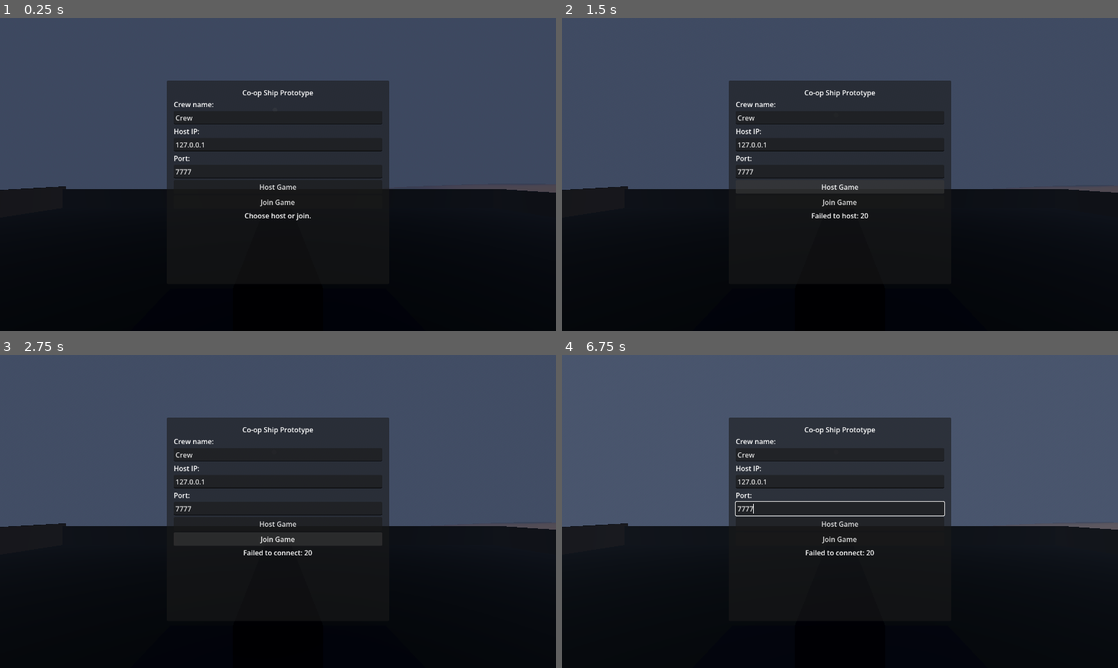
Above: before the commit, frames 1-4 (two rows, left to right).
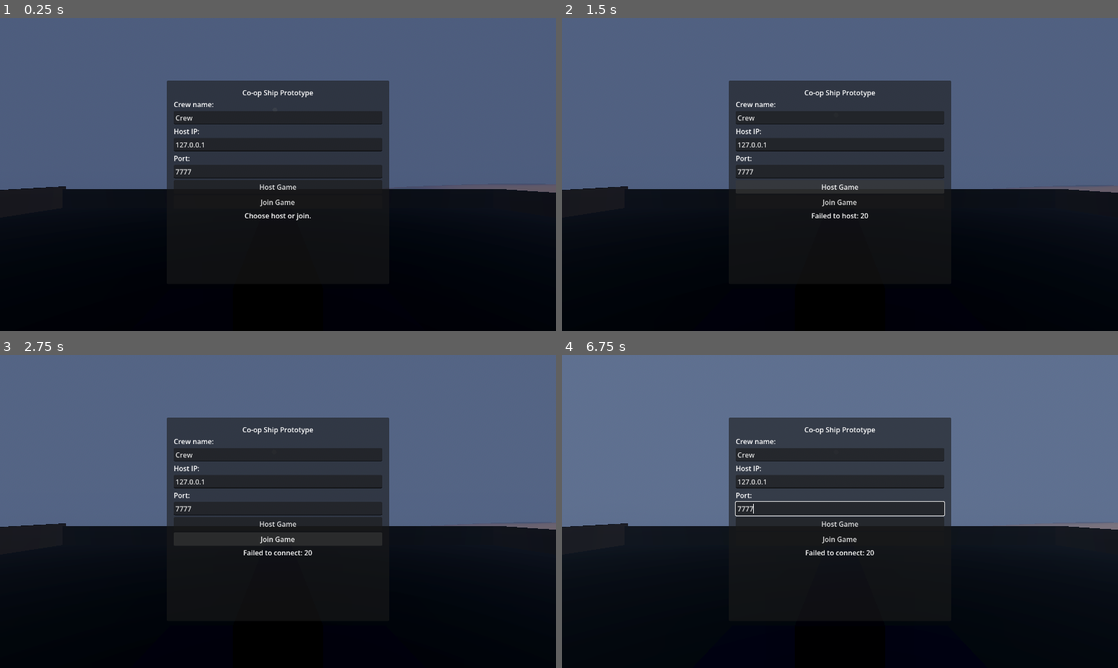
Above: after the commit, the same moments.

Repository: orpy13/SteamSandShipProto
Game: Godot game, scene res://main.tscn
Two runs of this game, one before a commit and one after it. Both use one fixed random seed, a clock stepped at 60 frames per second and the inputs below.
Inputs (mouse positions are in pixels of both pictures, inside the frame that each line leads up to):
- Up to frame 1 (0.25 s): no input
- Up to frame 2 (1.5 s): tap Enter at 0.5 s; move the mouse to (962, 158) at 0.52 s; hold D (move_right) 0.53-1.25 s; click (962, 158) at 0.6 s; tap Space (jump) at 0.77 s; click "Host Game" at 1.25 s
- Up to frame 3 (2.75 s): click "Join Game" at 2 s
- Up to frame 4 (6.75 s): move the mouse to (728, 527) at 2.77 s; hold B (brake) 2.78-3.53 s; tap E (interact) at 2.85, 4.35, 5.85 s; move the mouse to (895, 442) at 3.52 s; hold D (move_right) 3.53-4.28 s; click (895, 442) at 3.6 s; move the mouse to (812, 574) at 4.27 s; hold W (move_forward) 4.28-5.03 s; move the mouse to (1006, 558) at 5.02 s; hold A (move_left) 5.03-6.53 s; click (1006, 558) at 5.1 s; move the mouse to (673, 464) at 5.77 s; move the mouse to (867, 511) at 6.52 s; hold B (brake) from 6.53 s (still down); click (867, 511) at 6.6 s

The runs differ from the first frame. In frame 1, 40% of the frame differs, in the area x 0-100%, y 0-55%; in frame 2, 41%; in frame 3, 41%; in frame 4, 41%, in the area x 0-100%, y 0-56%.

Commit message:
Add procedural sun-glow / moon billboards + HDR glow & exposure
Sun "brightness" comes from HDR glow (ramped with daylight) + filmic
tonemap + optional auto-exposure rather than a texture. Sun-glow and
moon are camera-facing quads with code-generated radial gradients on the
celestial rig (no asset files). Exposed tuning knobs; spec synced.

Co-Authored-By: Claude Opus 4.7 <noreply@anthropic.com>

Diff:
--- a/scripts/day_night_cycle.gd
+++ b/scripts/day_night_cycle.gd
@@ -36,6 +36,19 @@
 @export var solar_tilt: float = 0.25
 ## Local distance the Pole Star marker sits from the rig origin.
 @export var pole_star_distance: float = 600.0
+## Distance the sun-halo / moon billboards sit from the rig (keep < camera far).
+@export var celestial_distance: float = 1400.0
+## Apparent angular diameter of the sun glow billboard, in degrees (stylized,
+## bigger than the real ~0.5° so the bloom has a shaped falloff).
+@export var sun_disc_angular_deg: float = 7.0
+## Apparent angular diameter of the moon billboard, in degrees.
+@export var moon_disc_angular_deg: float = 5.0
+## Glow intensity at full day (ramped to near-zero at night). The over-bright
+## sun disc blooms through this — it's what sells "too bright to look at".
+@export var glow_day_intensity: float = 0.9
+## Auto-exposure makes the scene stop down when the sun is in frame (sells the
+## brightness) but also lifts night somewhat. Disable if night reads too pale.
+@export var use_auto_exposure: bool = true
 
 # World-frame cardinal convention (also documented in instructions.md):
 #   +X = East, -X = West, +Z = North, -Z = South, +Y = up.
@@ -43,11 +56,14 @@
 
 var _ship: Node = null
 var _sun: DirectionalLight3D = null            # the existing main.tscn light
+var _world_env: WorldEnvironment = null
 var _env: Environment = null
 var _sky_mat: ProceduralSkyMaterial = null
 var _moon: DirectionalLight3D = null
-var _rig: Node3D = null                        # holds the Pole Star; pinned + rotated
+var _rig: Node3D = null                        # holds Pole Star + billboards; pinned + rotated
 var _pole_star: MeshInstance3D = null
+var _sun_halo: MeshInstance3D = null           # additive glow billboard at the sun
+var _moon_disc: MeshInstance3D = null          # emissive billboard at the anti-sun
 var _camera_anchor: Node3D = null              # what we pin the rig to (ship)
 
 # Cached so HUD / weather / AI can read the cycle without recomputing.
@@ -58,8 +74,10 @@
 func _ready() -> void:
 	add_to_group("day_night")
 	_find_environment_and_sun()
+	_setup_environment()
 	_build_moon()
 	_build_pole_star()
+	_build_celestial_billboards()
 
 
 ## Recursively locate the WorldEnvironment + the first DirectionalLight3D that
@@ -70,6 +88,7 @@
 	if root == null:
 		root = get_tree().root
 	var we := _find_first(root, "WorldEnvironment") as WorldEnvironment
+	_world_env = we
 	if we != null and we.environment != null:
 		_env = we.environment
 		if _env.sky != null and _env.sky.sky_material is ProceduralSkyMaterial:
@@ -128,6 +147,122 @@
 	_rig.add_child(_pole_star)
 
 
+## Configure the shared Environment for the "bright sun" look: HDR glow so the
+## over-bright disc blooms, a filmic tonemap so highlights roll off instead of
+## hard-clipping, and auto-exposure so the scene stops down when the sun is in
+## frame (the biggest single contributor to "too bright to look at").
+func _setup_environment() -> void:
+	if _env != null:
+		_env.glow_enabled = true
+		_env.glow_bloom = 0.15
+		_env.glow_hdr_threshold = 1.0
+		_env.glow_intensity = glow_day_intensity
+		_env.tonemap_mode = Environment.TONE_MAPPER_FILMIC
+	# Auto-exposure rides on the WorldEnvironment's camera attributes so every
+	# player camera inherits it (none of them set their own attributes).
+	if _world_env != null and use_auto_exposure:
+		var ca := CameraAttributesPractical.new()
+		ca.auto_exposure_enabled = true
+		ca.auto_exposure_scale = 0.4
+		ca.auto_exposure_speed = 0.6
+		_world_env.camera_attributes = ca
+
+
+## A soft radial alpha gradient (white core → transparent edge), generated in
+## code so we ship no texture files (matches the project's procedural ethos).
+func _make_radial_texture(core: Color, edge_fade: float) -> GradientTexture2D:
+	var grad := Gradient.new()
+	grad.set_color(0, core)
+	grad.set_color(1, Color(core.r, core.g, core.b, 0.0))
+	grad.add_point(edge_fade, Color(core.r, core.g, core.b, core.a * 0.5))
+	var tex := GradientTexture2D.new()
+	tex.gradient = grad
+	tex.width = 256
+	tex.height = 256
+	tex.fill = GradientTexture2D.FILL_RADIAL
+	tex.fill_from = Vector2(0.5, 0.5)
+	tex.fill_to = Vector2(1.0, 0.5)
+	return tex
+
+
+## Quad side length for a billboard of `angular_deg` apparent diameter sitting
+## at `celestial_distance`.
+func _disc_size(angular_deg: float) -> float:
+	return 2.0 * celestial_distance * tan(deg_to_rad(angular_deg) * 0.5)
+
+
+## Build the sun-glow and moon billboards as children of the rig (same rig the
+## Pole Star rides — pinned to the ship, rotated by -yaw, so they sit at the
+## correct apparent sky position with no parallax). Camera-facing quads with
+## procedural radial textures; the sun is additive so it blooms, the moon is a
+## crisper emissive disc.
+func _build_celestial_billboards() -> void:
+	if _rig == null:
+		return
+
+	_sun_halo = MeshInstance3D.new()
+	_sun_halo.name = "SunHalo"
+	var sq := QuadMesh.new()
+	sq.size = Vector2.ONE * _disc_size(sun_disc_angular_deg)
+	_sun_halo.mesh = sq
+	var sm := StandardMaterial3D.new()
+	sm.shading_mode = BaseMaterial3D.SHADING_MODE_UNSHADED
+	sm.transparency = BaseMaterial3D.TRANSPARENCY_ALPHA
+	sm.blend_mode = BaseMaterial3D.BLEND_MODE_ADD
+	sm.billboard_mode = BaseMaterial3D.BILLBOARD_ENABLED
+	sm.billboard_keep_scale = true
+	sm.disable_receive_shadows = true
+	sm.albedo_texture = _make_radial_texture(Color(1.0, 0.95, 0.85, 1.0), 0.35)
+	sm.emission_enabled = true
+	sm.emission = Color(1.0, 0.93, 0.80)
+	sm.emission_energy_multiplier = 6.0     # >1 so it blooms through glow
+	_sun_halo.material_override = sm
+	_sun_halo.cast_shadow = GeometryInstance3D.SHADOW_CASTING_SETTING_OFF
+	_rig.add_child(_sun_halo)
+
+	_moon_disc = MeshInstance3D.new()
+	_moon_disc.name = "MoonDisc"
+	var mq := QuadMesh.new()
+	mq.size = Vector2.ONE * _disc_size(moon_disc_angular_deg)
+	_moon_disc.mesh = mq
+	var mm := StandardMaterial3D.new()
+	mm.shading_mode = BaseMaterial3D.SHADING_MODE_UNSHADED
+	mm.transparency = BaseMaterial3D.TRANSPARENCY_ALPHA
+	mm.billboard_mode = BaseMaterial3D.BILLBOARD_ENABLED
+	mm.billboard_keep_scale = true
+	mm.disable_receive_shadows = true
+	# Crisper edge than the sun (opaque core, quick falloff) so it reads as a
+	# disc, not a glow.
+	mm.albedo_texture = _make_radial_texture(Color(0.86, 0.89, 1.0, 1.0), 0.72)
+	mm.emission_enabled = true
+	mm.emission = Color(0.70, 0.76, 0.95)
+	mm.emission_energy_multiplier = 1.6
+	_moon_disc.material_override = mm
+	_moon_disc.cast_shadow = GeometryInstance3D.SHADOW_CASTING_SETTING_OFF
+	_moon_disc.visible = false
+	_rig.add_child(_moon_disc)
+
+
+## Place the sun glow at the (pre-yaw, fixed-frame) sun direction and the moon
+## opposite it; the rig basis applies -yaw so both land at the right apparent
+## spot. Visibility cross-fades with daylight.
+func _update_billboards(sun_world: Vector3) -> void:
+	if _sun_halo != null:
+		_sun_halo.position = sun_world * celestial_distance
+		_sun_halo.visible = _daylight > 0.02
+		var sm := _sun_halo.material_override as StandardMaterial3D
+		if sm != null:
+			sm.emission_energy_multiplier = lerpf(1.5, 6.0, _daylight)
+	if _moon_disc != null:
+		_moon_disc.position = -sun_world * celestial_distance
+		# Visible through night + twilight, faded out by full day.
+		_moon_disc.visible = _daylight < 0.85
+		var mm := _moon_disc.material_override as StandardMaterial3D
+		if mm != null:
+			var a := clampf(1.0 - smoothstep(0.45, 0.85, _daylight), 0.0, 1.0)
+			mm.albedo_color = Color(1.0, 1.0, 1.0, a)
+
+
 ## Resolve and cache the ship (authority-independent group lookup).
 func _resolve_ship() -> void:
 	if _ship == null or not is_instance_valid(_ship):
@@ -162,6 +297,7 @@
 	_orient_lights(sun_dir)
 	_update_lighting()
 	_update_rig(sky_rot)
+	_update_billboards(sun_world)
 
 
 ## Point the sun (and the anti-solar moon) along the apparent directions.
@@ -214,6 +350,9 @@
 		var night_fog := Color(0.10, 0.13, 0.22)
 		var day_fog := Color(0.62, 0.70, 0.80)
 		_env.fog_light_color = night_fog.lerp(day_fog, d)
+		# Strong bloom under the noon sun, almost none at night (otherwise the
+		# moon/stars smear).
+		_env.glow_intensity = lerpf(0.08, glow_day_intensity, d)
 
 	if _sky_mat != null:
 		var dusk_top := Color(0.12, 0.13, 0.26)
Not shown, changed: instructions.md
